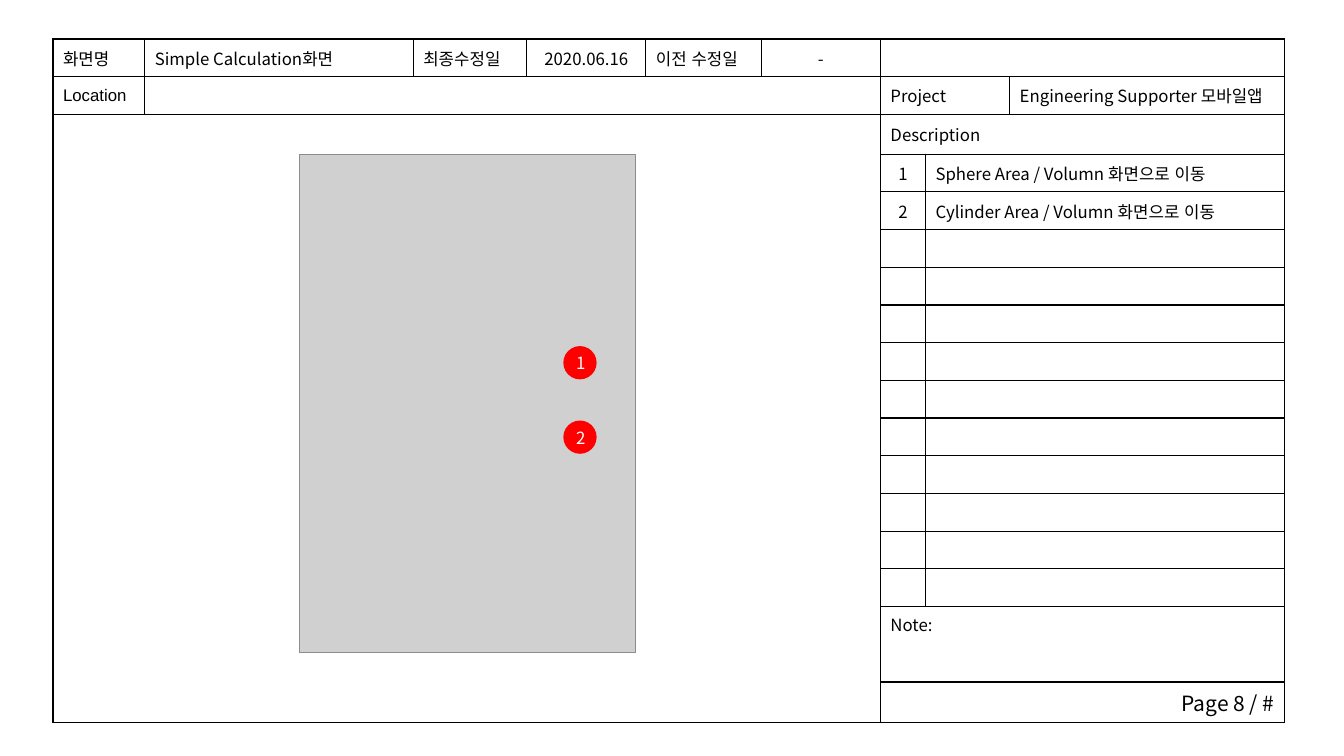
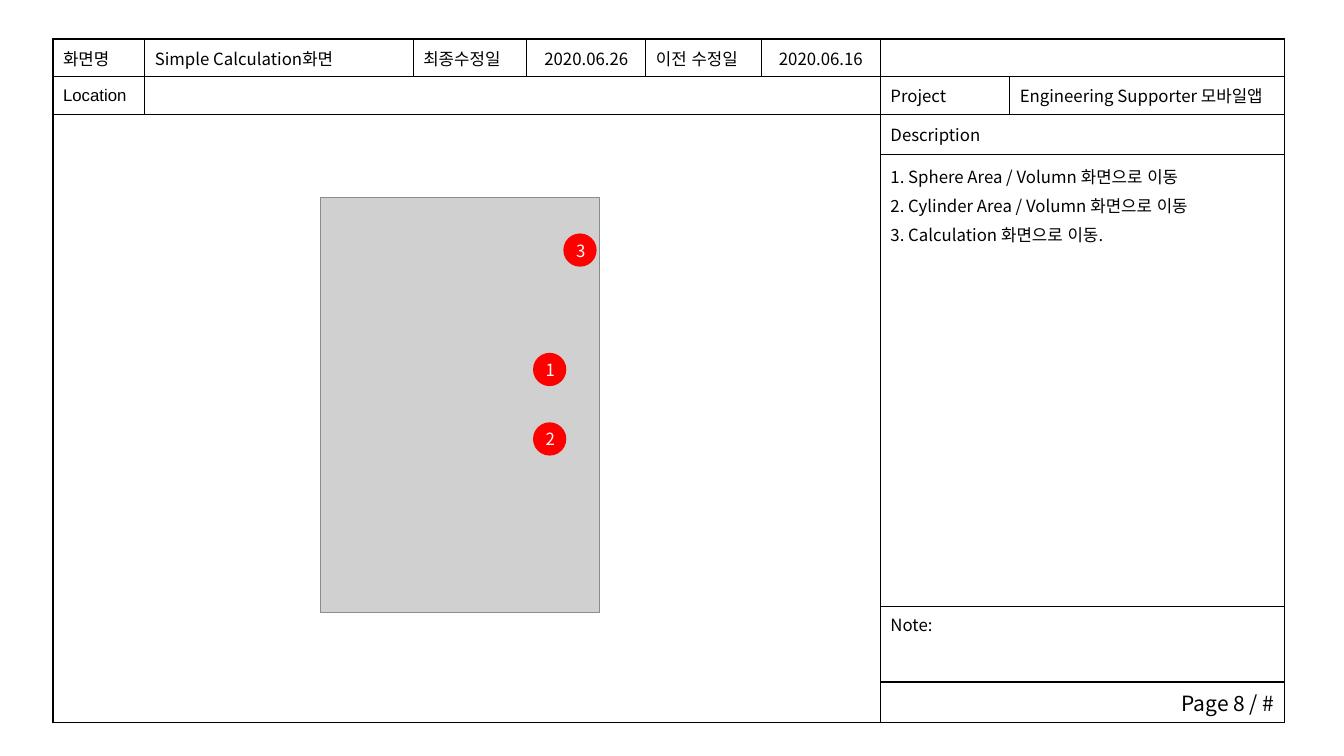
Before and after one commit to woocharle/ict.edu.UI-and-UX, a slide deck: slide 8 of 4.아키텍처설계/스토리보드.pptx. Drawn at 1344x756 pixels with LibreOffice and Linux fonts; fonts in the diff are those of the drawing; grey boxes stand for pictures. Boxes give left, top, right and bottom in pixels: in the first picture for what was removed or moved away, otherwise in the second. Text is boxed around its words. In the diff, an @@ line names an element or a change of style, - is before the commit and + after.

```diff
--- a/4.아키텍처설계/스토리보드.pptx
+++ b/4.아키텍처설계/스토리보드.pptx
@@ table at (53, 39, 1286, 720) @@
-화면명 | Simple Calculation화면 | 최종수정일 | 2020.06.16 | 이전 수정일 | - |  |  | 
-Location |  |  |  |  |  | Project |  | Engineering Supporter 모바일앱
- |  |  |  |  |  | Description |  | 
- |  |  |  |  |  | 1 | Sphere Area / Volumn 화면으로 이동 | 
- |  |  |  |  |  | 2 | Cylinder Area / Volumn 화면으로 이동 | 
- |  |  |  |  |  |  |  | 
- |  |  |  |  |  |  |  | 
- |  |  |  |  |  |  |  | 
- |  |  |  |  |  |  |  | 
- |  |  |  |  |  |  |  | 
- |  |  |  |  |  |  |  | 
- |  |  |  |  |  |  |  | 
- |  |  |  |  |  |  |  | 
- |  |  |  |  |  |  |  | 
- |  |  |  |  |  |  |  | 
- |  |  |  |  |  | Note: |  | 
- |  |  |  |  |  | Page 8 / # |  | 
+화면명 | Simple Calculation화면 | 최종수정일 | 2020.06.26 | 이전 수정일 | 2020.06.16 |  | 
+Location |  |  |  |  |  | Project | Engineering Supporter 모바일앱
+ |  |  |  |  |  | Description | 
+ |  |  |  |  |  | 1. Sphere Area / Volumn 화면으로 이동 / 2. Cylinder Area / Volumn 화면으로 이동 / 3. Calculation 화면으로 이동. | 
+ |  |  |  |  |  | Note: | 
+ |  |  |  |  |  | Page 8 / # | 
@@ picture: place and size @@
-picture at (299, 155, 635, 653)
+picture at (321, 198, 600, 612)
@@ ellipse added at (564, 234, 597, 267), fill #FF0000 @@
@@ text added at (576, 244, 585, 258), 12 pt, text #FFFFFF @@
+3
@@ ellipse: place and size @@
-ellipse at (564, 346, 597, 379)
+ellipse at (533, 353, 567, 386)
@@ text "1": place and size @@
-text "1" at (576, 356, 585, 369)
+text "1" at (546, 363, 555, 376)
@@ ellipse: place and size @@
-ellipse at (564, 420, 597, 454)
+ellipse at (533, 422, 567, 456)
@@ text "2": place and size @@
-text "2" at (576, 431, 585, 444)
+text "2" at (546, 432, 555, 445)
```
Also in this commit, not shown: 12 other slides changed, 4 slides added, 21 other files.
